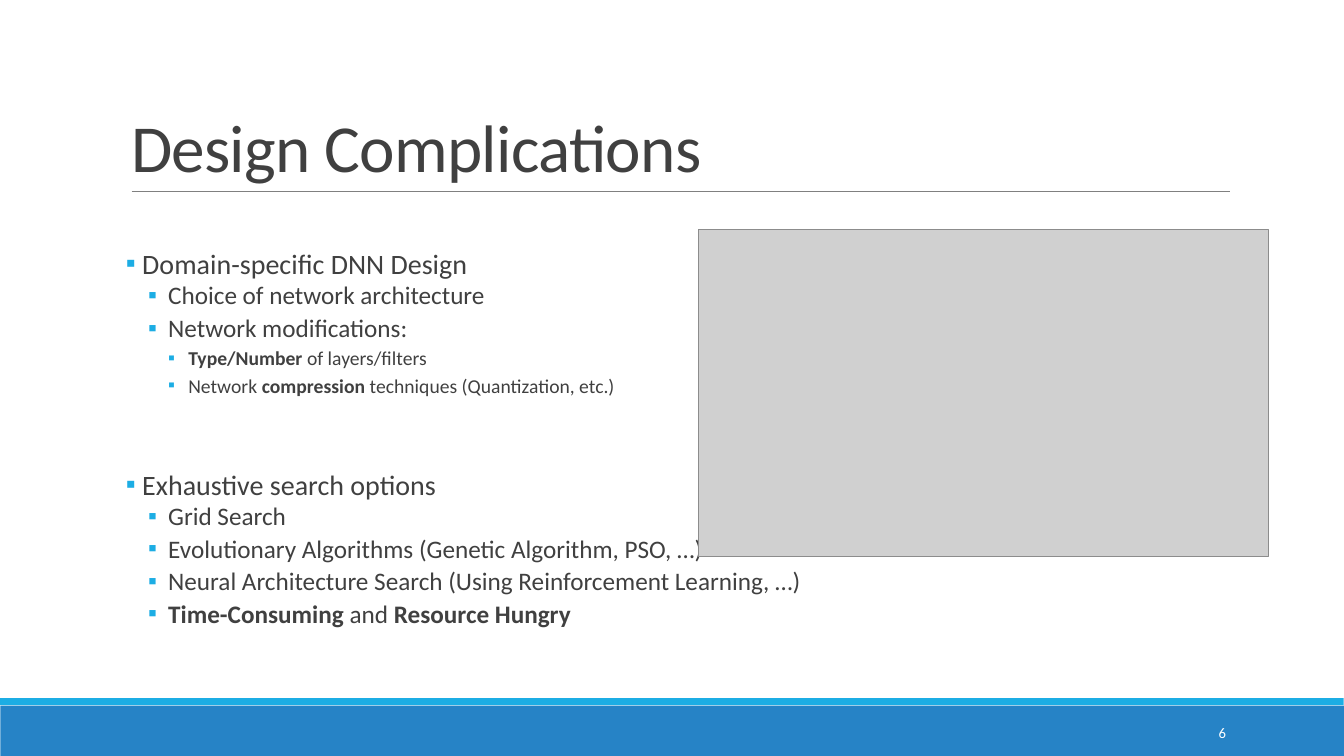
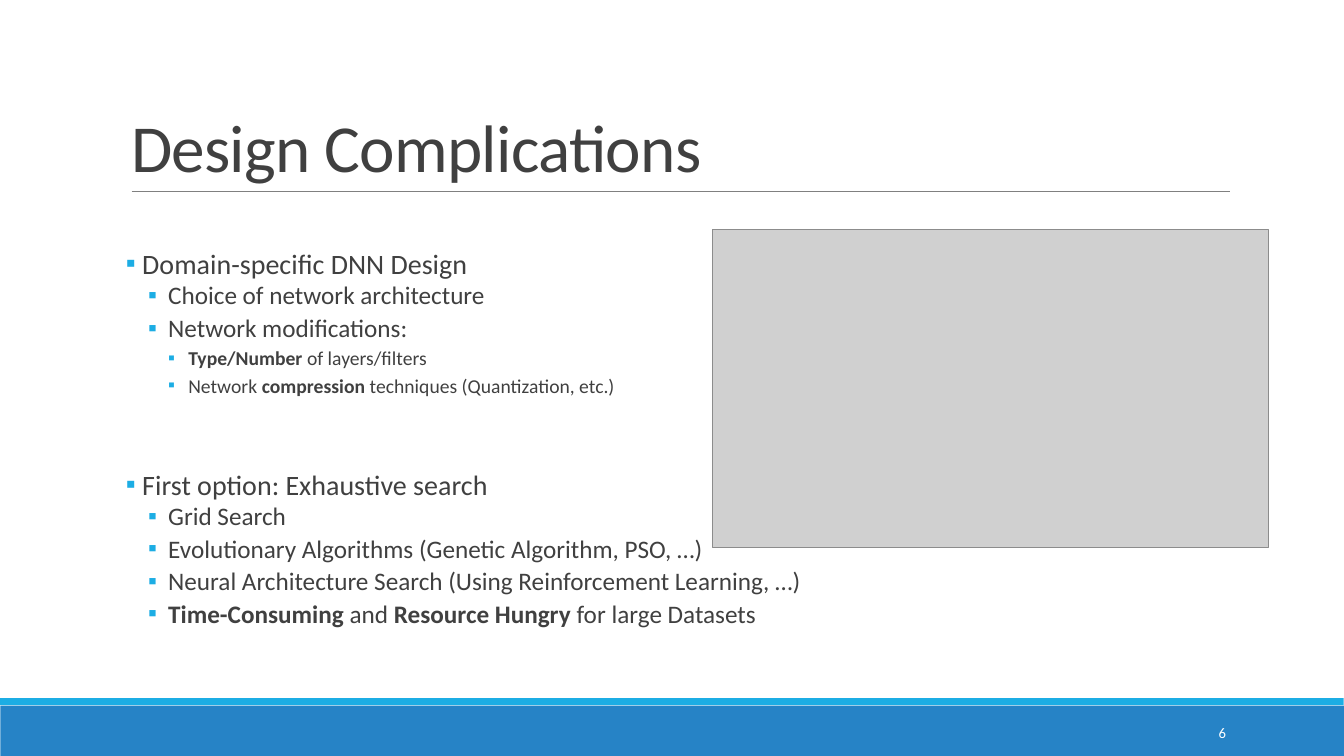
Before and after one commit to ITU-AI-ML-in-5G-Challenge/ITU-ML5G-PS-007-Aaronica, a slide deck: slide 6 of Presentation/GrandFinale.pptx. Drawn at 1344x756 pixels with LibreOffice and Linux fonts; fonts in the diff are those of the drawing; grey boxes stand for pictures. Boxes give left, top, right and bottom in pixels: in the first picture for what was removed or moved away, otherwise in the second. Text is boxed around its words. In the diff, an @@ line names an element or a change of style, - is before the commit and + after.

```diff
--- a/Presentation/GrandFinale.pptx
+++ b/Presentation/GrandFinale.pptx
@@ picture: place and size @@
-picture at [699, 230, 1268, 557]
+picture at [713, 230, 1268, 548]
@@ text at [142, 475, 487, 500]: text changed @@
-▪ Exhaustive search options
+▪ First option: Exhaustive search
@@ text at [168, 605, 756, 628]: text changed @@
-  ▪ Time-Consuming and Resource Hungry
+  ▪ Time-Consuming and Resource Hungry for large Datasets
```
Also in this commit, not shown: 8 other slides changed, 2 slides added, 1 other file.
